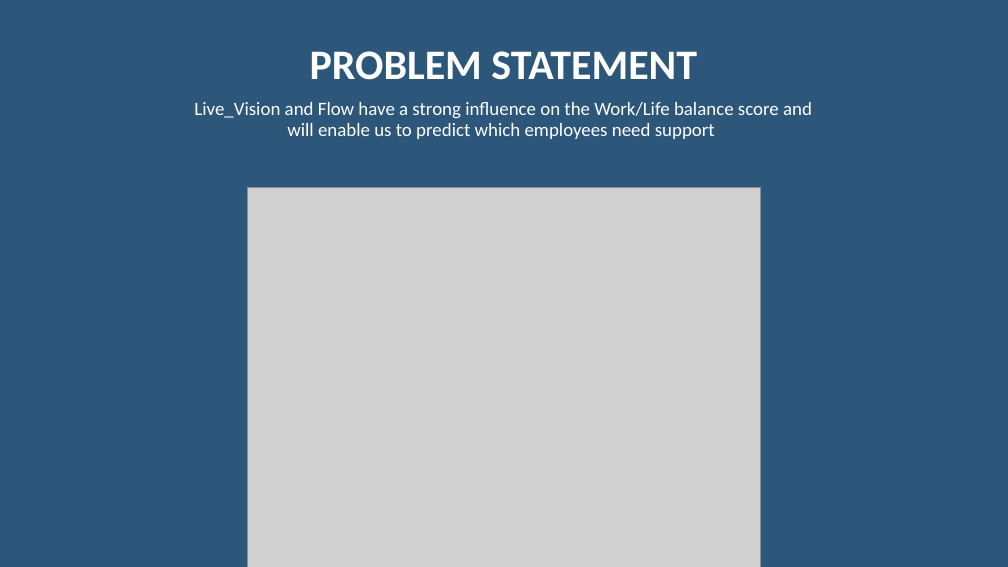
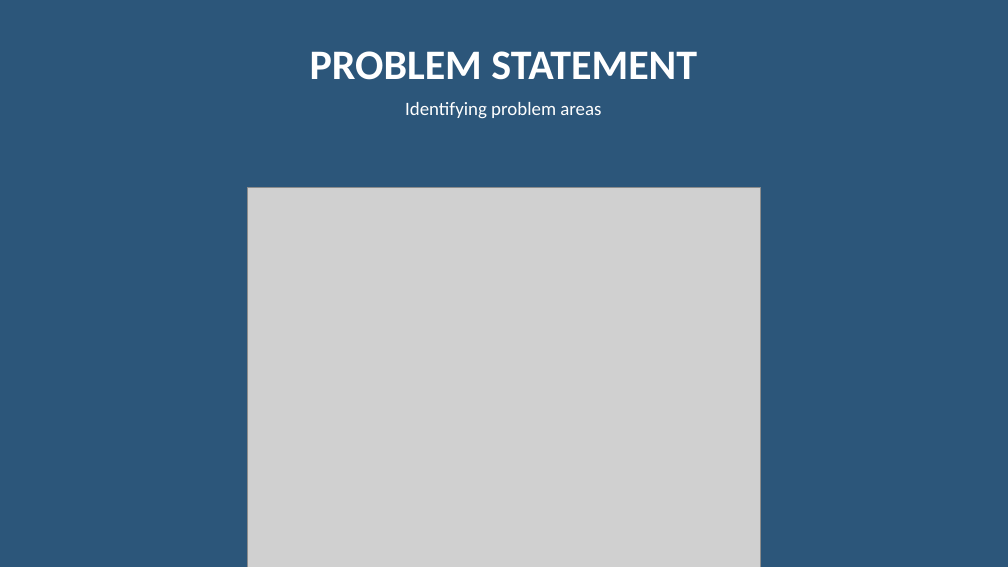
Before and after one commit to crystdang/DABC-final-g5, a slide deck: slide 12 of slide_deck/final-project-presentation.pptx. Drawn at 1008x567 pixels with LibreOffice and Linux fonts; fonts in the diff are those of the drawing; grey boxes stand for pictures; background and template pictures are left out. Boxes give left, top, right and bottom in pixels: in the first picture for what was removed or moved away, otherwise in the second. Text is boxed around its words. In the diff, an @@ line names an element or a change of style, - is before the commit and + after.

```diff
--- a/slide_deck/final-project-presentation.pptx
+++ b/slide_deck/final-project-presentation.pptx
@@ text at [405, 102, 601, 119]: text changed @@
-Live_Vision and Flow have a strong influence on the Work/Life balance score and will enable us to predict which employees need support
+Identifying problem areas
```
Also in this commit, not shown: 3 other slides changed.
